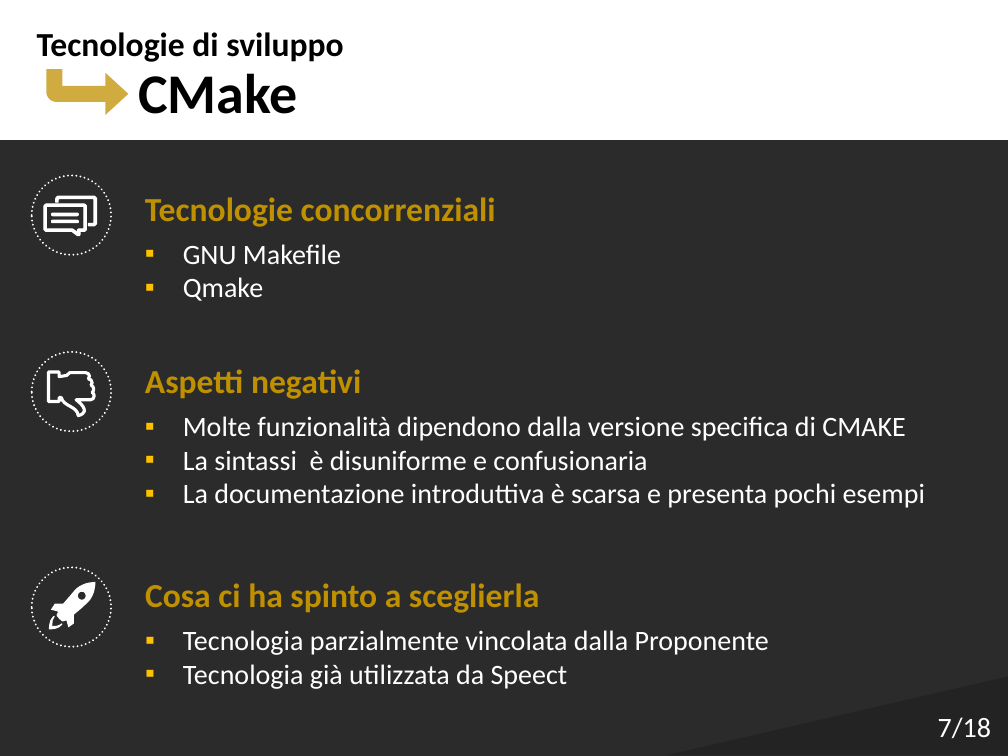
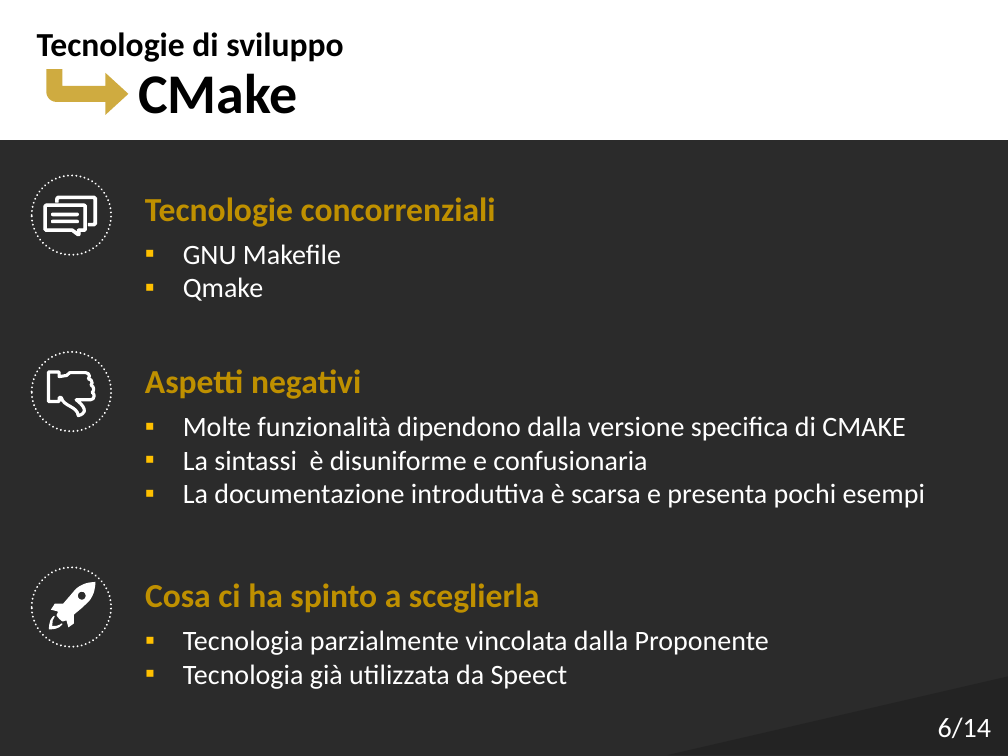
Before and after one commit to Italiaracerx/progettoSWE, a slide deck: slide 6 of Presentazioni/Presentazione TB 12-03-2018.pptx (slide 7 before the commit). Drawn at 1008x756 pixels with LibreOffice and Linux fonts; fonts in the diff are those of the drawing; background and template pictures are left out; a plain dark background stands for a picture behind light text. Boxes give left, top, right and bottom in pixels: in the first picture for what was removed or moved away, otherwise in the second. Text is boxed around its words. In the diff, an @@ line names an element or a change of style, - is before the commit and + after.

```diff
--- a/Presentazioni/Presentazione TB 12-03-2018.pptx
+++ b/Presentazioni/Presentazione TB 12-03-2018.pptx
@@ text at [938, 717, 991, 738]: text changed @@
-7/18
+6/14
```
Also in this commit, not shown: 11 other slides changed, 5 slides removed.
